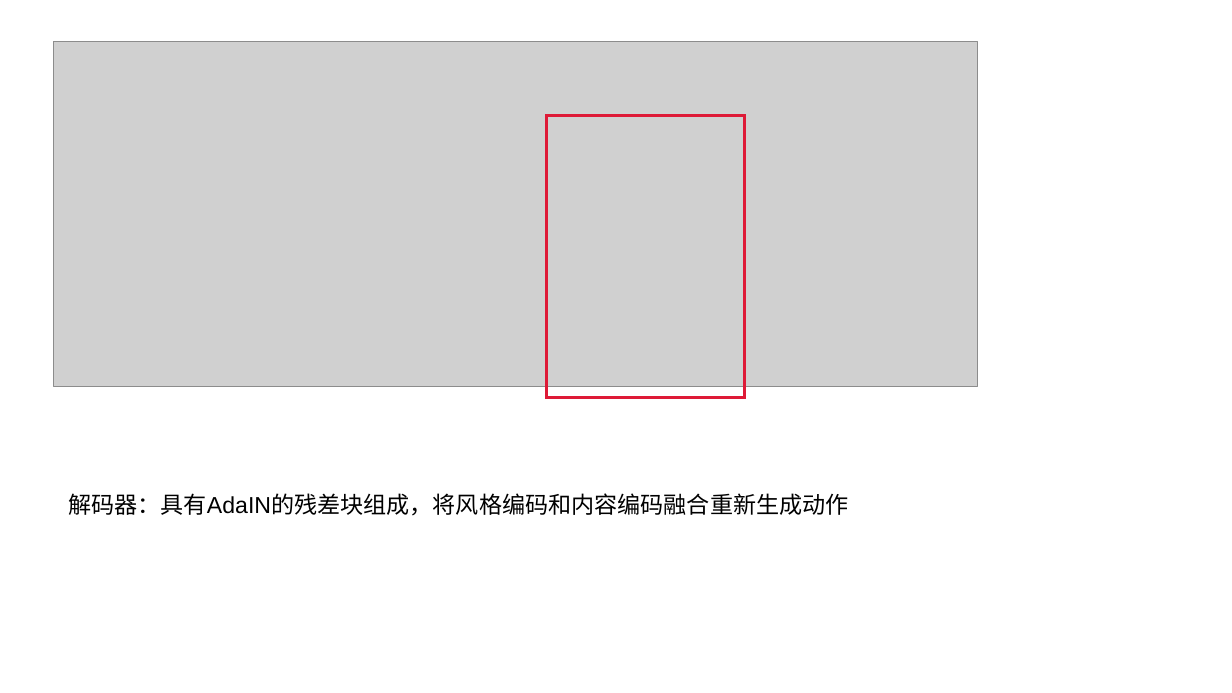
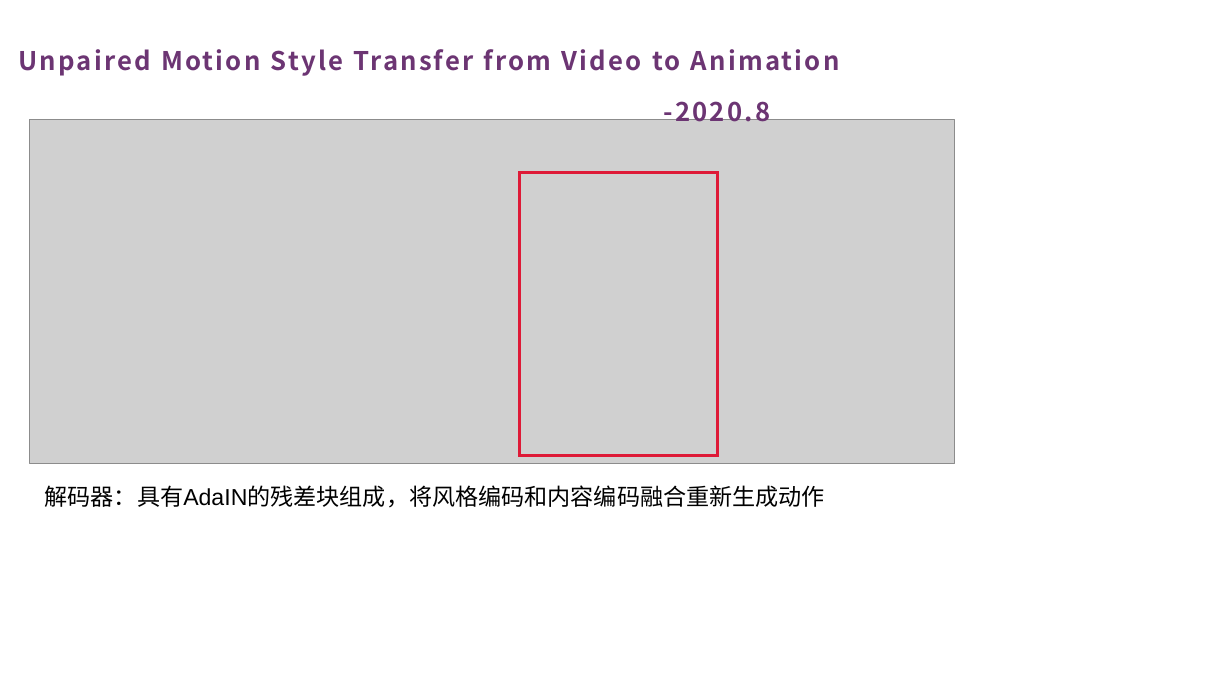
Before and after one commit to Ein-verlass/StyleTransferDatasets, a slide deck: slide 7 of 第一周汇报.pptx (slide 6 before the commit). Drawn at 1232x693 pixels with LibreOffice and Linux fonts; fonts in the diff are those of the drawing; grey boxes stand for pictures. Boxes give left, top, right and bottom in pixels: in the first picture for what was removed or moved away, otherwise in the second. Text is boxed around its words. In the diff, an @@ line names an element or a change of style, - is before the commit and + after.

```diff
--- a/第一周汇报.pptx
+++ b/第一周汇报.pptx
@@ text added at [18, 49, 840, 76], 20 pt, text #6C3573, bold @@
+Unpaired Motion Style Transfer from Video to Animation
@@ picture: place and size @@
-picture at [54, 42, 979, 386]
+picture at [30, 119, 955, 464]
@@ text added at [664, 101, 771, 128], 20 pt, text #6C3573, bold @@
+-2020.8
@@ rectangle: place and size @@
-rectangle at [546, 116, 744, 398]
+rectangle at [519, 173, 717, 456]
@@ text "解码器：具有AdaIN的残差块组成，将风格编码和内容编码融合重新生成动作": place and size @@
-text "解码器：具有AdaIN的残差块组成，将风格编码和内容编码融合重新生成动作" at [68, 493, 848, 516]
+text "解码器：具有AdaIN的残差块组成，将风格编码和内容编码融合重新生成动作" at [45, 485, 825, 508]
```
Also in this commit, not shown: 4 other slides changed, 11 slides added, 3 slides removed.
